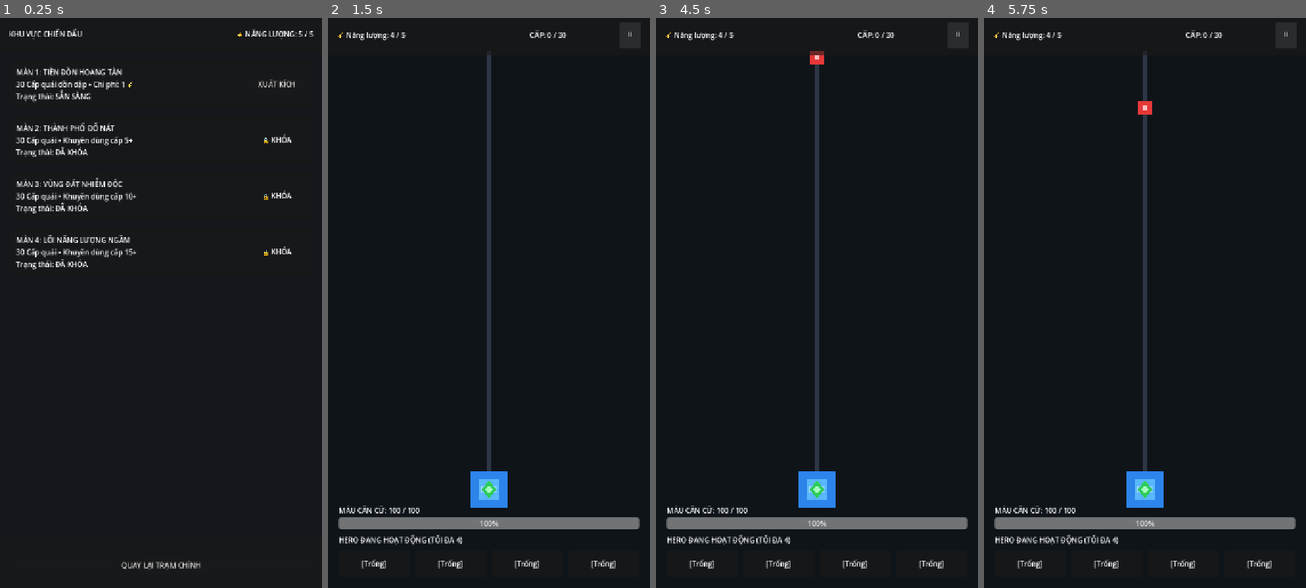
Above: before the commit, frames 1-4 (left to right).
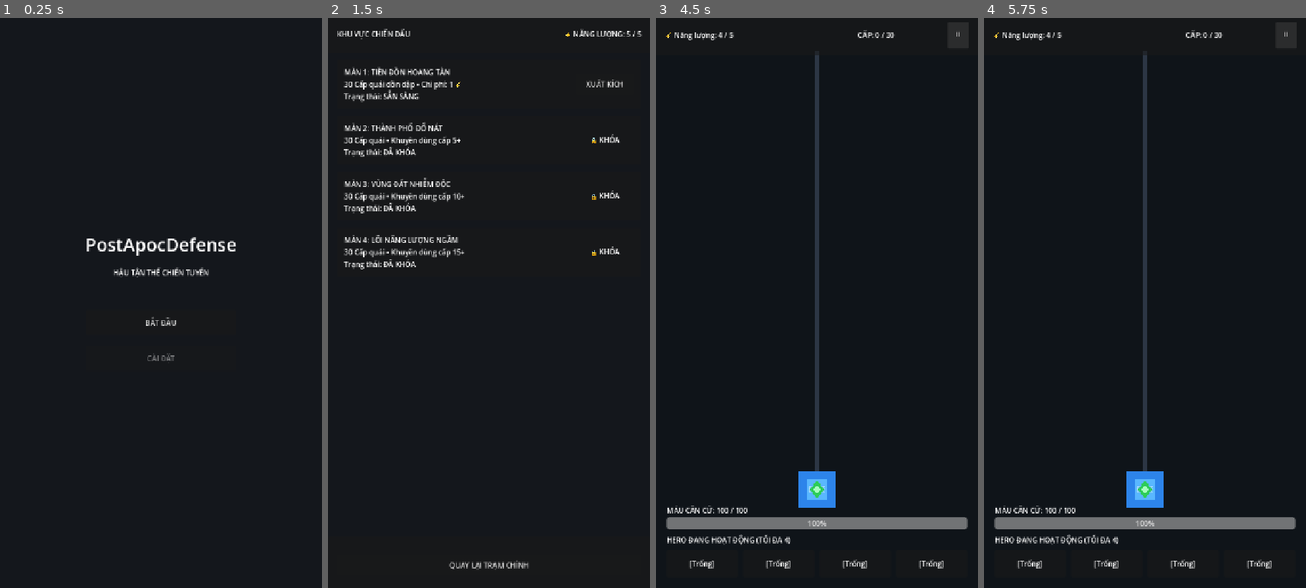
Above: after the commit, the same moments.

Repository: DacLe7/209
Game: Godot game, scene res://scenes/core/main.tscn
Two runs of this game, one before a commit and one after it. Both use one fixed random seed, a clock stepped at 60 frames per second and the inputs below.
Inputs (mouse positions are in pixels of both pictures, inside the frame that each line leads up to):
- Up to frame 1 (0.25 s): no input
- Up to frame 2 (1.5 s): click "XUẤT KÍCH" (after the commit: "BẮT ĐẦU") at 0.5 s; click (630, 35) at 1.25 s, where only the run before the commit has a clickable "⏸"
- Up to frame 3 (4.5 s): click (817, 565) at 2 s, where only the run after the commit has a clickable "QUAY LẠI TRẠM CHÍNH"; click (958, 35) at 2.75 s, where only the run before the commit has a clickable "⏸"; click (932, 86) at 3.5 s, where only the run after the commit has a clickable "XUẤT KÍCH"; click "⏸" at 4.25 s
- Up to frame 4 (5.75 s): no input

The runs differ from the first frame. In frame 1, 4.5% of the frame differs, in the area x 2-98%, y 1-97%; in frame 2, 8.2%; in frame 3, 0.1%; in frame 4, 0.1%.

Commit message:
SaveSystem + MainMenu: Sprint 1 fully complete with persistence

Diff:
--- /dev/null
+++ b/scenes/ui/main_menu.tscn
@@ -0,0 +1,62 @@
+[gd_scene load_steps=2 format=3 uid="uid://b1mainmenu001"]
+
+[ext_resource type="Script" path="res://scripts/ui/main_menu.gd" id="1_menu"]
+
+[node name="MainMenu" type="Control"]
+layout_mode = 3
+anchors_preset = 15
+anchor_right = 1.0
+anchor_bottom = 1.0
+grow_horizontal = 2
+grow_vertical = 2
+script = ExtResource("1_menu")
+
+[node name="Background" type="ColorRect" parent="."]
+layout_mode = 1
+anchors_preset = 15
+anchor_right = 1.0
+anchor_bottom = 1.0
+grow_horizontal = 2
+grow_vertical = 2
+color = Color(0.08, 0.09, 0.11, 1)
+
+[node name="CenterContainer" type="CenterContainer" parent="."]
+layout_mode = 1
+anchors_preset = 15
+anchor_right = 1.0
+anchor_bottom = 1.0
+grow_horizontal = 2
+grow_vertical = 2
+
+[node name="VBoxContainer" type="VBoxContainer" parent="CenterContainer"]
+layout_mode = 2
+theme_override_constants/separation = 24
+alignment = 1
+
+[node name="TitleLabel" type="Label" parent="CenterContainer/VBoxContainer"]
+layout_mode = 2
+theme_override_font_sizes/font_size = 40
+text = "PostApocDefense"
+horizontal_alignment = 1
+vertical_alignment = 1
+
+[node name="SubtitleLabel" type="Label" parent="CenterContainer/VBoxContainer"]
+layout_mode = 2
+text = "HẬU TẬN THẾ CHIẾN TUYẾN"
+horizontal_alignment = 1
+vertical_alignment = 1
+
+[node name="Spacer" type="Control" parent="CenterContainer/VBoxContainer"]
+custom_minimum_size = Vector2(0, 24)
+layout_mode = 2
+
+[node name="PlayButton" type="Button" parent="CenterContainer/VBoxContainer"]
+custom_minimum_size = Vector2(260, 56)
+layout_mode = 2
+text = "BẮT ĐẦU"
+
+[node name="SettingsButton" type="Button" parent="CenterContainer/VBoxContainer"]
+custom_minimum_size = Vector2(260, 56)
+layout_mode = 2
+disabled = true
+text = "CÀI ĐẶT"
--- a/scripts/core/main.gd
+++ b/scripts/core/main.gd
@@ -1,6 +1,7 @@
 class_name Main
 extends Node
 
+const MAIN_MENU_SCENE := preload("res://scenes/ui/main_menu.tscn")
 const MAP_SELECTION_SCENE := preload("res://scenes/ui/map_selection.tscn")
 const BATTLE_ARENA_SCENE := preload("res://scenes/core/battle_arena.tscn")
 
@@ -8,7 +9,15 @@
 
 
 func _ready() -> void:
-	show_map_selection()
+	show_main_menu()
+
+
+func show_main_menu() -> void:
+	_clear_current_view()
+	var menu: Control = MAIN_MENU_SCENE.instantiate()
+	menu.play_pressed.connect(_on_play_pressed)
+	add_child(menu)
+	current_view = menu
 
 
 func show_map_selection() -> void:
@@ -27,6 +36,10 @@
 	current_view = arena
 
 
+func _on_play_pressed() -> void:
+	show_map_selection()
+
+
 func _on_map_selected(stage_id: int) -> void:
 	start_battle(stage_id)
 
--- a/scripts/systems/save_system.gd
+++ b/scripts/systems/save_system.gd
@@ -1,2 +1,111 @@
-# TODO(Codex): xem mục 7.1 task 9
 extends Node
+
+const SAVE_VERSION := 1
+const DEFAULT_SAVE_PATH := "user://save_data.json"
+
+var save_path := DEFAULT_SAVE_PATH
+var weapon_system: Node
+var _is_loading := false
+
+
+func _ready() -> void:
+	weapon_system = get_node_or_null("/root/WeaponSystem")
+	_load_weapon_system_state()
+	_connect_weapon_system()
+
+
+func save_game() -> void:
+	if weapon_system == null:
+		return
+
+	var save_data := {
+		"version": SAVE_VERSION,
+		"gold": weapon_system.current_gold,
+		"weapon_levels": weapon_system.weapon_levels.duplicate(),
+		"equipped_weapon_id": weapon_system.equipped_weapon_id,
+	}
+	var save_file := FileAccess.open(save_path, FileAccess.WRITE)
+	if save_file == null:
+		return
+
+	save_file.store_string(JSON.stringify(save_data))
+	save_file.close()
+
+
+func load_game() -> Dictionary:
+	if not FileAccess.file_exists(save_path):
+		return {}
+
+	var save_file := FileAccess.open(save_path, FileAccess.READ)
+	if save_file == null:
+		return {}
+
+	var parsed_data: Variant = JSON.parse_string(save_file.get_as_text())
+	save_file.close()
+	if parsed_data is Dictionary:
+		return parsed_data
+	return {}
+
+
+func _load_weapon_system_state() -> void:
+	if weapon_system == null:
+		return
+
+	var save_data := load_game()
+	if save_data.is_empty():
+		return
+
+	_is_loading = true
+	_apply_save_data(save_data)
+	_is_loading = false
+
+
+func _apply_save_data(save_data: Dictionary) -> void:
+	var saved_gold: Variant = save_data.get("gold")
+	if _is_number(saved_gold):
+		weapon_system.current_gold = max(0, int(saved_gold))
+
+	var saved_weapon_levels: Variant = save_data.get("weapon_levels", {})
+	if saved_weapon_levels is Dictionary:
+		for weapon_data in weapon_system.roster:
+			var saved_level: Variant = saved_weapon_levels.get(weapon_data.id)
+			if _is_number(saved_level):
+				weapon_system.weapon_levels[weapon_data.id] = clampi(
+					int(saved_level), 0, weapon_data.upgrade_cost_curve.size()
+				)
+
+	var saved_weapon_id: Variant = save_data.get("equipped_weapon_id")
+	if saved_weapon_id is String:
+		weapon_system.set_equipped_weapon(saved_weapon_id)
+
+
+func _connect_weapon_system() -> void:
+	if weapon_system == null:
+		return
+	if not weapon_system.gold_changed.is_connected(_on_gold_changed):
+		weapon_system.gold_changed.connect(_on_gold_changed)
+	if not weapon_system.weapon_upgraded.is_connected(_on_weapon_upgraded):
+		weapon_system.weapon_upgraded.connect(_on_weapon_upgraded)
+	if not weapon_system.weapon_equipped.is_connected(_on_weapon_equipped):
+		weapon_system.weapon_equipped.connect(_on_weapon_equipped)
+
+
+func _on_gold_changed(_current_gold: int) -> void:
+	_autosave()
+
+
+func _on_weapon_upgraded(_weapon_id: String, _new_level: int) -> void:
+	_autosave()
+
+
+func _on_weapon_equipped(_weapon_id: String) -> void:
+	_autosave()
+
+
+func _autosave() -> void:
+	if not _is_loading:
+		save_game()
+
+
+func _is_number(value: Variant) -> bool:
+	return value is int or value is float
--- /dev/null
+++ b/scripts/ui/main_menu.gd
@@ -0,0 +1,31 @@
+class_name MainMenu
+extends Control
+
+signal play_pressed
+
+var title_label: Label
+var play_button: Button
+var settings_button: Button
+
+
+func _enter_tree() -> void:
+	_cache_nodes()
+
+
+func _ready() -> void:
+	_cache_nodes()
+	if play_button != null and not play_button.pressed.is_connected(_on_play_pressed):
+		play_button.pressed.connect(_on_play_pressed)
+
+
+func _cache_nodes() -> void:
+	if title_label == null:
+		title_label = get_node_or_null("CenterContainer/VBoxContainer/TitleLabel") as Label
+	if play_button == null:
+		play_button = get_node_or_null("CenterContainer/VBoxContainer/PlayButton") as Button
+	if settings_button == null:
+		settings_button = get_node_or_null("CenterContainer/VBoxContainer/SettingsButton") as Button
+
+
+func _on_play_pressed() -> void:
+	play_pressed.emit()
--- a/tests/main_flow_test.gd
+++ b/tests/main_flow_test.gd
@@ -11,24 +11,48 @@
 const LEVEL_SYSTEM_SCRIPT := preload("res://scripts/systems/level_system.gd")
 const HERO_SYSTEM_SCRIPT := preload("res://scripts/systems/hero_system.gd")
 const WEAPON_SYSTEM_SCRIPT := preload("res://scripts/systems/weapon_system.gd")
+const MAIN_MENU_SCRIPT := preload("res://scripts/ui/main_menu.gd")
 
 
 func run(tree: SceneTree = null) -> void:
-	_test_main_boots_into_map_selection(tree)
+	_test_main_boots_into_main_menu(tree)
+	_test_main_menu_transitions_to_map_selection(tree)
 	_test_main_transitions_to_battle_arena(tree)
 	_test_battle_arena_initialization_and_waypoints(tree)
 	_test_enemy_spawn_attaches_visual(tree)
 	_test_back_to_map_routing(tree)
 
 
-func _test_main_boots_into_map_selection(tree: SceneTree) -> void:
+func _test_main_boots_into_main_menu(tree: SceneTree) -> void:
 	var main: Variant = MAIN_SCENE.instantiate()
 	if tree != null and tree.root != null:
 		tree.root.add_child(main)
 	main._ready()
 
 	_assert(main.current_view != null, "Main should have a current view on boot.")
-	_assert(main.current_view is MapSelection, "Main should boot into MapSelection.")
+	_assert(main.current_view.get_script() == MAIN_MENU_SCRIPT, "Main should boot into MainMenu.")
+	var menu: Variant = main.current_view
+	menu._ready()
+	_assert(menu.title_label != null and menu.title_label.text == "PostApocDefense", "MainMenu title should be PostApocDefense.")
+	_assert(menu.play_button != null and not menu.play_button.disabled, "PlayButton should be present and enabled.")
+	_assert(menu.settings_button != null and menu.settings_button.disabled, "SettingsButton should be present and disabled.")
+
+	if tree != null and tree.root != null:
+		tree.root.remove_child(main)
+	main.free()
+
+
+func _test_main_menu_transitions_to_map_selection(tree: SceneTree) -> void:
+	var main: Variant = MAIN_SCENE.instantiate()
+	if tree != null and tree.root != null:
+		tree.root.add_child(main)
+	main._ready()
+
+	_assert(main.current_view.get_script() == MAIN_MENU_SCRIPT, "Main should boot into MainMenu.")
+	var menu: Variant = main.current_view
+	menu._ready()
+	menu.play_pressed.emit()
+	_assert(main.current_view is MapSelection, "Main should transition to MapSelection after play_pressed.")
 
 	if tree != null and tree.root != null:
 		tree.root.remove_child(main)
--- /dev/null
+++ b/tests/run_save_system_tests.gd
@@ -0,0 +1,9 @@
+extends SceneTree
+
+const SAVE_SYSTEM_TEST_SCRIPT := preload("res://tests/save_system_test.gd")
+
+
+func _init() -> void:
+	var save_system_test: Variant = SAVE_SYSTEM_TEST_SCRIPT.new()
+	save_system_test.run()
+	quit()
--- /dev/null
+++ b/tests/save_system_test.gd
@@ -0,0 +1,113 @@
+class_name SaveSystemTest
+extends RefCounted
+
+const SAVE_SYSTEM_SCRIPT: Script = preload("res://scripts/systems/save_system.gd")
+const WEAPON_SYSTEM_SCRIPT: Script = preload("res://scripts/systems/weapon_system.gd")
+const TEST_SAVE_PATH := "user://save_system_test_data.json"
+
+
+func run() -> void:
+	_remove_test_save()
+	_test_missing_and_invalid_save_return_empty_data()
+	_test_save_and_load_restore_valid_weapon_progress()
+	_test_load_ignores_unknown_ids_and_clamps_invalid_values()
+	_test_weapon_signals_autosave_changes()
+	_remove_test_save()
+
+
+func _test_missing_and_invalid_save_return_empty_data() -> void:
+	var save_system: Variant = _create_save_system()
+	_assert(save_system.load_game().is_empty(), "A missing save should return an empty dictionary.")
+
+	_write_test_file("{not valid json")
+	_assert(save_system.load_game().is_empty(), "Malformed JSON should return an empty dictionary without crashing.")
+	_assert(FileAccess.file_exists(TEST_SAVE_PATH), "Loading malformed JSON should not overwrite the original file.")
+	_cleanup_save_system(save_system)
+	_remove_test_save()
+
+
+func _test_save_and_load_restore_valid_weapon_progress() -> void:
+	var save_system: Variant = _create_save_system()
+	save_system.weapon_system.current_gold = 275
+	save_system.weapon_system.weapon_levels["rifle_standard"] = 2
+	save_system.weapon_system.set_equipped_weapon("shotgun_breach")
+	save_system.save_game()
+	_cleanup_save_system(save_system)
+
+	var loaded_weapon_system: Variant = _create_weapon_system()
+	var loader: Variant = SAVE_SYSTEM_SCRIPT.new()
+	loader.save_path = TEST_SAVE_PATH
+	loader.weapon_system = loaded_weapon_system
+	loader._load_weapon_system_state()
+	_assert(loaded_weapon_system.current_gold == 275, "Load should restore saved gold.")
+	_assert(loaded_weapon_system.weapon_levels["rifle_standard"] == 2, "Load should restore saved weapon levels.")
+	_assert(loaded_weapon_system.equipped_weapon_id == "shotgun_breach", "Load should restore the equipped roster weapon.")
+	_cleanup_save_system(loader)
+	_remove_test_save()
+
+
+func _test_load_ignores_unknown_ids_and_clamps_invalid_values() -> void:
+	_write_test_file(JSON.stringify({
+		"gold": -50,
+		"weapon_levels": {"rifle_standard": 999, "removed_weapon": 3},
+		"equipped_weapon_id": "removed_weapon",
+	}))
+	var save_system: Variant = _create_save_system()
+	save_system._load_weapon_system_state()
+	_assert(save_system.weapon_system.current_gold == 0, "Negative saved gold should clamp to zero.")
+	_assert(save_system.weapon_system.weapon_levels["rifle_standard"] == 4, "Saved levels should clamp to the current cost-curve maximum.")
+	_assert(not save_system.weapon_system.weapon_levels.has("removed_weapon"), "Unknown saved weapon IDs should be ignored.")
+	_assert(save_system.weapon_system.equipped_weapon_id == "rifle_standard", "Unknown equipped IDs should preserve the default weapon.")
+	_cleanup_save_system(save_system)
+	_remove_test_save()
+
+
+func _test_weapon_signals_autosave_changes() -> void:
+	var save_system: Variant = _create_save_system()
+	save_system._connect_weapon_system()
+	save_system.weapon_system.add_gold(500)
+	_assert(save_system.weapon_system.upgrade_weapon("rifle_standard"), "The autosave fixture should make the rifle upgrade affordable.")
+	_assert(save_system.weapon_system.set_equipped_weapon("shotgun_breach"), "The autosave fixture should equip a valid weapon.")
+
+	var saved_data: Dictionary = save_system.load_game()
+	_assert(saved_data.get("gold") == 400, "gold_changed should autosave the gold remaining after upgrade.")
+	_assert(saved_data.get("weapon_levels", {}).get("rifle_standard") == 1, "weapon_upgraded should autosave the new level.")
+	_assert(saved_data.get("equipped_weapon_id") == "shotgun_breach", "weapon_equipped should autosave the selected weapon.")
+	_cleanup_save_system(save_system)
+	_remove_test_save()
+
+
+func _create_save_system() -> Variant:
+	var save_system: Variant = SAVE_SYSTEM_SCRIPT.new()
+	save_system.save_path = TEST_SAVE_PATH
+	save_system.weapon_system = _create_weapon_system()
+	return save_system
+
+
+func _create_weapon_system() -> Variant:
+	var weapon_system: Variant = WEAPON_SYSTEM_SCRIPT.new()
+	weapon_system.load_roster()
+	return weapon_system
+
+
+func _write_test_file(contents: String) -> void:
+	var save_file := FileAccess.open(TEST_SAVE_PATH, FileAccess.WRITE)
+	save_file.store_string(contents)
+	save_file.close()
+
+
+func _remove_test_save() -> void:
+	if FileAccess.file_exists(TEST_SAVE_PATH):
+		DirAccess.remove_absolute(ProjectSettings.globalize_path(TEST_SAVE_PATH))
+
+
+func _cleanup_save_system(save_system: Variant) -> void:
+	var weapon_system: Variant = save_system.weapon_system
+	save_system.free()
+	weapon_system.free()
+
+
+func _assert(condition: bool, message: String) -> void:
+	if not condition:
+		push_error(message)
+		assert(condition, message)
--- a/tests/ui_system_test.gd
+++ b/tests/ui_system_test.gd
@@ -1,6 +1,7 @@
 class_name UISystemTest
 extends RefCounted
 
+const MAIN_MENU_SCENE := preload("res://scenes/ui/main_menu.tscn")
 const BATTLE_HUD_SCENE := preload("res://scenes/ui/battle_hud.tscn")
 const MAP_SELECTION_SCENE := preload("res://scenes/ui/map_selection.tscn")
 const WEAPON_HUB_SCENE := preload("res://scenes/ui/weapon_upgrade_hub.tscn")
@@ -26,6 +27,11 @@
 
 
 func _test_scenes_can_instantiate() -> void:
+	var menu_instance: Variant = MAIN_MENU_SCENE.instantiate()
+	_assert(menu_instance != null, "Main Menu scene must instantiate successfully.")
+	_assert(menu_instance is Control, "Main Menu must be a Control node.")
+	menu_instance.free()
+
 	var hud_instance: Variant = BATTLE_HUD_SCENE.instantiate()
 	_assert(hud_instance != null, "Battle HUD scene must instantiate successfully.")
 	_assert(hud_instance is Control, "Battle HUD must be a Control node.")
Not shown, added: scripts/ui/main_menu.gd.uid
Not shown, added: tests/run_save_system_tests.gd.uid
Not shown, added: tests/save_system_test.gd.uid
Not shown, changed: docs/changelog.md
